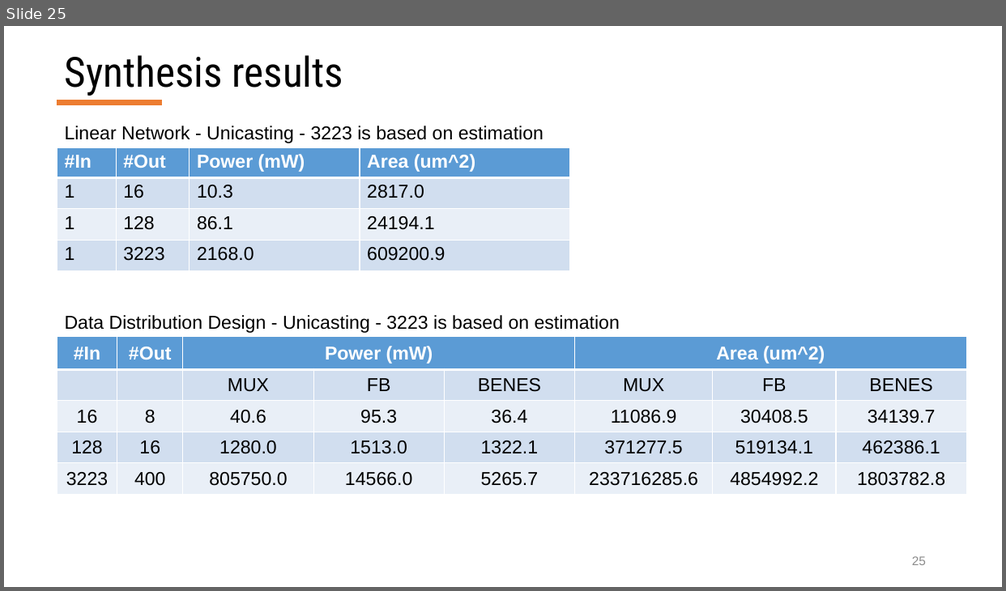
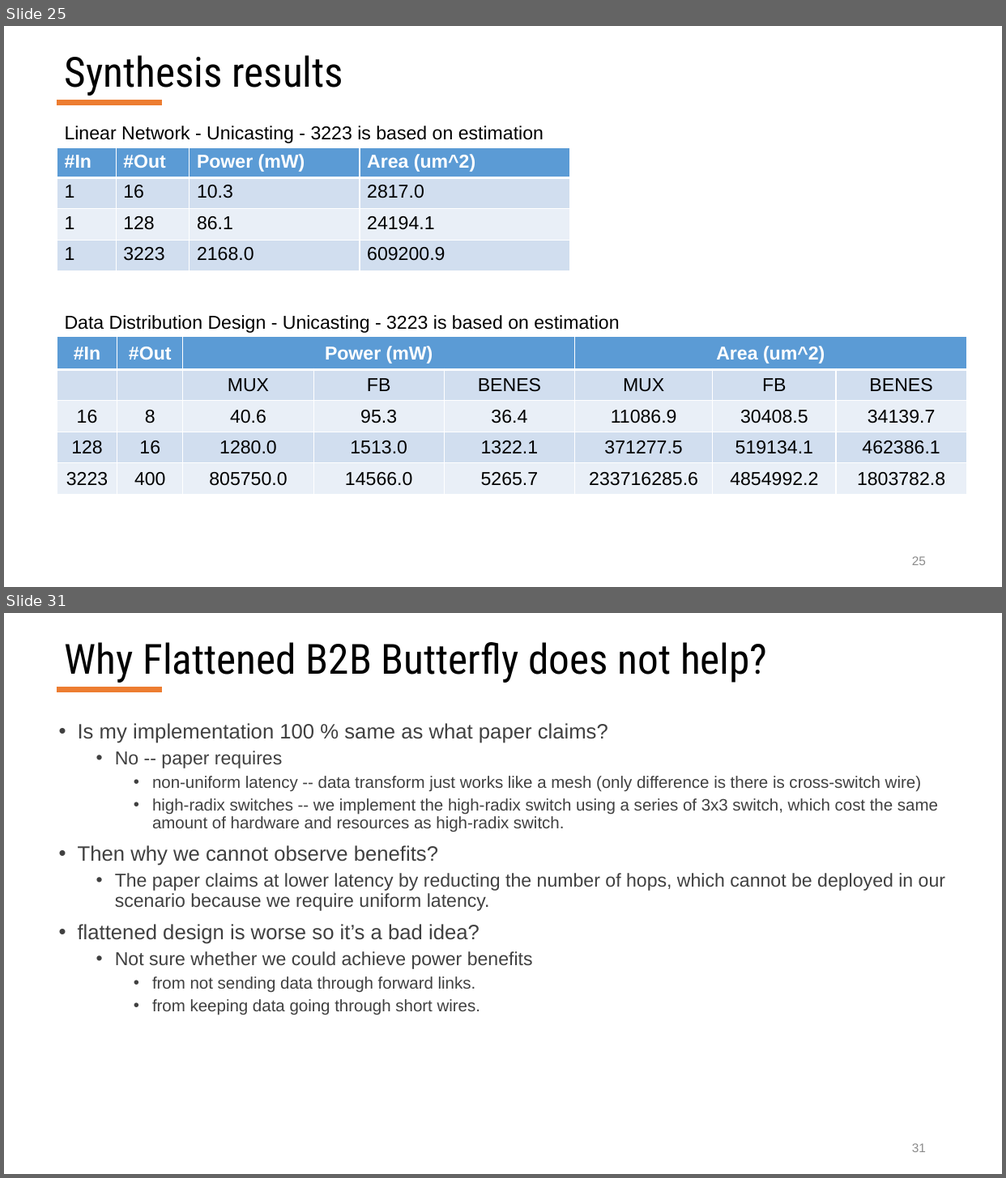
Before and after one commit to georgia-tech-synergy-lab/AcceleratorNoC, a slide deck: RTL_MicroSwitches_Jianming.pptx. Shown one above the other, each under a label of ours: slide 25 before the commit, slides 25 and 31 after it; the slides between them are not shown. The pictures are 1006x591 and 1006x1178 pixels, drawn with LibreOffice and Linux fonts; fonts in the diff are those of the drawing. Boxes give left, top, right and bottom in pixels: in the first picture for what was removed or moved away, otherwise in the second. Text is boxed around its words. In the diff, an @@ line names an element or a change of style, - is before the commit and + after.

```diff
--- a/RTL_MicroSwitches_Jianming.pptx
+++ b/RTL_MicroSwitches_Jianming.pptx
@@ slide 31 added at [4,613,1002,1174], background #FFFFFF; not listed: 1 template element that a slide beside it also shows @@
@@ title added at [65,642,767,683], 40 pt, text #000000 @@
+Why Flattened B2B Butterfly does not help?
@@ text added at [78,723,945,1016], 16 pt, text #404040 @@
+• Is my implementation 100 % same as what paper claims?
+  • No -- paper requires
+    • non-uniform latency -- data transform just works like a mesh (only difference is there is cross-switch wire)
+    • high-radix switches -- we implement the high-radix switch using a series of 3x3 switch, which cost the same amount of hardware and resources as high-radix switch.
+• Then why we cannot observe benefits?
+  • The paper claims at lower latency by reducting the number of hops, which cannot be deployed in our scenario because we require uniform latency.
+• flattened design is worse so it’s a bad idea?
+  • Not sure whether we could achieve power benefits
+    • from not sending data through forward links.
+    • from keeping data going through short wires.
@@ page number added at [912,1144,926,1152], 12 pt, text #8C8C8C @@
+31
```
Also in this commit, not shown: 6 other slides added, 35 other files.
